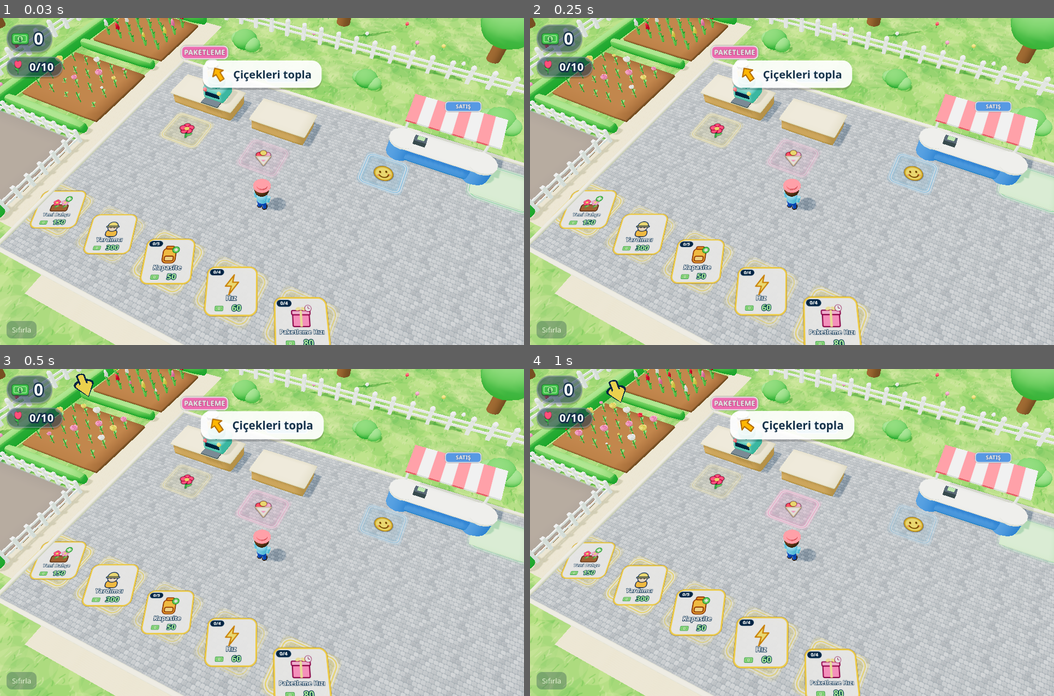
Above: before the commit, frames 1-4 (two rows, left to right).
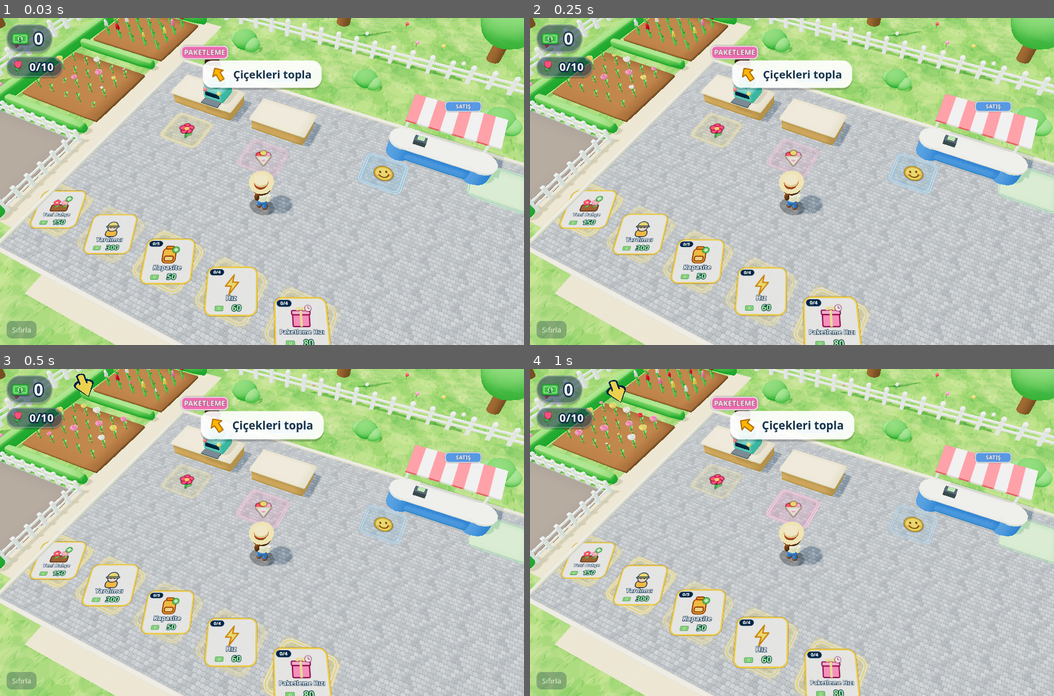
Above: after the commit, the same moments.

Repository: batucicektedu/-i-ekToplay-c-Oyunu
Game: browser game, page index.html
Same seed, same stepped clock (60 frames per second), same inputs: the game is played once before the commit and once after it.
Inputs (mouse positions are in pixels of both pictures, inside the frame that each line leads up to):
- Up to frame 1 (0.03 s): no input
- Up to frame 2 (0.25 s): no input
- Up to frame 3 (0.5 s): click (262, 532) at 0.27 s
- Up to frame 4 (1 s): no input

The runs differ from the first frame. In frame 1, 0.6% of the frame differs, in the area x 39-56%, y 12-61%; in frame 2, 0.6%; in frame 3, 0.6%; in frame 4, 0.6%.

Commit message:
Görsel yenileme 2: yeni chibi karakterler (yüz dokusu, saç stilleri, kıyafetler, gölge)
Co-Authored-By: Claude Sonnet 5.5 <noreply@anthropic.com>
Claude-Session: https://claude.ai/code/session_01HK7AKvvgGiVEMhKSC6pkUS

Diff:
--- a/index.html
+++ b/index.html
@@ -581,28 +581,77 @@
 /* =====================================================================
    7. CHARACTERS
    ===================================================================== */
+const CHAR_S = 1.2;
+let _faceTex = null;
+function faceTexture() {
+  if (_faceTex) return _faceTex;
+  const c = cv(300, 200), x = c.getContext('2d');
+  x.lineCap = 'round';
+  x.fillStyle = 'rgba(255,120,120,.45)'; x.beginPath(); x.ellipse(58, 132, 24, 14, 0, 0, TAU); x.ellipse(242, 132, 24, 14, 0, 0, TAU); x.fill();
+  for (const ex of [98, 202]) {
+    x.fillStyle = '#fff'; x.strokeStyle = 'rgba(60,40,30,.6)'; x.lineWidth = 3; x.beginPath(); x.ellipse(ex, 96, 25, 31, 0, 0, TAU); x.fill(); x.stroke();
+    x.fillStyle = '#2a1a14'; x.beginPath(); x.ellipse(ex + 2, 102, 17, 23, 0, 0, TAU); x.fill();
+    x.fillStyle = '#4a3328'; x.beginPath(); x.ellipse(ex + 2, 108, 11, 12, 0, 0, TAU); x.fill();
+    x.fillStyle = '#fff'; x.beginPath(); x.arc(ex + 9, 90, 7, 0, TAU); x.fill(); x.beginPath(); x.arc(ex - 5, 112, 3.5, 0, TAU); x.fill();
+  }
+  x.strokeStyle = '#3a2418'; x.lineWidth = 8;
+  x.beginPath(); x.moveTo(70, 52); x.quadraticCurveTo(98, 36, 126, 50); x.moveTo(230, 52); x.quadraticCurveTo(202, 36, 174, 50); x.stroke();
+  x.strokeStyle = 'rgba(150,80,50,.55)'; x.lineWidth = 5; x.beginPath(); x.moveTo(143, 128); x.quadraticCurveTo(150, 136, 158, 128); x.stroke();
+  x.strokeStyle = '#a03030'; x.lineWidth = 6; x.beginPath(); x.arc(150, 146, 20, 0.3, Math.PI - 0.3); x.stroke();
+  _faceTex = canvasTex(c); return _faceTex;
+}
+const faceGeo = new THREE.SphereGeometry(1, 16, 10, Math.PI / 2 - 0.82, 1.64, 0.95, 1.05);
+const hairCapGeo = new THREE.SphereGeometry(1, 18, 12, 0, TAU, 0, Math.PI * 0.52);
+const shadowGeo = new THREE.CircleGeometry(1, 20);
+let _faceMat = null, _shadowMat = null;
+function ns(m) { m.userData.ns = true; return m; }
 function makeChar(o) {
   const g = new THREE.Group(), body = new THREE.Group(); g.add(body);
-  const skin = mat(o.skin || 0xffcfa0), shirt = mat(o.shirt), pants = mat(o.pants || 0x3b5bdb), hair = mat(o.hair || 0x5a3a22), shoe = mat(0x3a2a22);
-  body.add(mk(G.sph, pants, 0.3, 0.3, 0.26, 0, 0.62, 0));
-  body.add(mk(G.cyl, shirt, 0.3, 0.3, 0.26, 0, 0.85, 0));
-  body.add(mk(G.sph, shirt, 0.3, 0.3, 0.26, 0, 1.0, 0));
-  body.add(mk(G.sph, shirt, 0.3, 0.3, 0.26, 0.0, 0.76, 0));
-  const head = mk(G.sph, skin, 0.36, 0.36, 0.36, 0, 1.64, 0); body.add(head);
-  body.add(mk(G.sph, mat(0x1b1b1b), 0.05, 0.06, 0.04, -0.13, 1.67, 0.32));
-  body.add(mk(G.sph, mat(0x1b1b1b), 0.05, 0.06, 0.04, 0.13, 1.67, 0.32));
-  body.add(mk(G.sph, mat(0xff8f8f), 0.06, 0.04, 0.03, -0.22, 1.57, 0.28));
-  body.add(mk(G.sph, mat(0xff8f8f), 0.06, 0.04, 0.03, 0.22, 1.57, 0.28));
-  const hr = mk(G.hair, hair, 0.39, 0.39, 0.39, 0, 1.67, -0.03); hr.rotation.x = -0.35; body.add(hr);
-  if (o.style === 'long') body.add(mk(G.box, hair, 0.62, 0.62, 0.2, 0, 1.45, -0.27));
-  if (o.style === 'bun') body.add(mk(G.sph, hair, 0.16, 0.16, 0.16, 0, 2.08, -0.12));
-  if (o.hat) { body.add(mk(G.cyl, mat(o.hat), 0.3, 0.14, 0.3, 0, 2.0, 0)); body.add(mk(G.cyl, mat(o.hat), 0.46, 0.03, 0.46, 0, 1.94, 0)); }
-  const mkLeg = sx => { const p = new THREE.Group(); p.position.set(sx * 0.15, 0.48, 0); p.add(mk(G.cyl, pants, 0.12, 0.42, 0.12, 0, -0.2, 0)); p.add(mk(G.sph, shoe, 0.14, 0.09, 0.2, 0, -0.43, 0.05)); g.add(p); return p; };
-  const mkArm = sx => { const p = new THREE.Group(); p.position.set(sx * 0.4, 1.17, 0); p.add(mk(G.cyl, shirt, 0.09, 0.45, 0.09, 0, -0.2, 0)); p.add(mk(G.sph, skin, 0.1, 0.1, 0.1, 0, -0.45, 0)); body.add(p); return p; };
+  const skin = mat(o.skin || 0xffcfa0), shirt = mat(o.shirt), pants = mat(o.pants || 0x3b5bdb), hair = mat(o.hair || 0x5a3a22), shoe = mat(o.shoe || 0x3a2a22);
+  if (!_faceMat) { _faceMat = new THREE.MeshLambertMaterial({ map: faceTexture(), transparent: true, depthWrite: false, polygonOffset: true, polygonOffsetFactor: -2 }); _shadowMat = new THREE.MeshBasicMaterial({ color: 0x000000, transparent: true, opacity: 0.28, depthWrite: false }); }
+  const sh = new THREE.Mesh(shadowGeo, _shadowMat); sh.rotation.x = -Math.PI / 2; sh.position.y = 0.035; sh.scale.set(0.6, 0.45, 1); sh.userData.ns = true; sh.renderOrder = 1; g.add(sh);
+  const skirt = o.dress ? mat(o.dress) : null;
+  // torso
+  body.add(mk(G.sph, skirt || pants, 0.27, 0.2, 0.23, 0, 0.62, 0));
+  body.add(mk(G.cyl, shirt, 0.25, 0.34, 0.21, 0, 0.84, 0));
+  body.add(mk(G.sph, shirt, 0.27, 0.2, 0.22, 0, 1.0, 0));
+  if (skirt) { const sk = mk(G.cyl, skirt, 0.3, 0.3, 0.3, 0, 0.58, 0); sk.scale.set(0.3, 0.3, 0.27); body.add(sk); const fl = new THREE.Mesh(new THREE.CylinderGeometry(0.28, 0.4, 0.3, 14), skirt); fl.position.y = 0.52; fl.scale.z = 0.9; body.add(fl); }
+  body.add(mk(G.cyl, skin, 0.08, 0.14, 0.08, 0, 1.2, 0));
+  if (o.outfit === 'overalls') {
+    body.add(mk(G.box, pants, 0.36, 0.36, 0.06, 0, 0.86, 0.2)); body.add(mk(G.box, pants, 0.36, 0.18, 0.05, 0, 0.7, 0.2));
+    for (const sx of [-1, 1]) { body.add(mk(G.box, pants, 0.07, 0.3, 0.05, sx * 0.13, 1.08, 0.17)); body.add(ns(mk(G.sph, mat(0xffd23f), 0.035, 0.035, 0.02, sx * 0.13, 1.02, 0.225))); }
+    body.add(mk(G.box, shade ? mat(shade(o.pants, 0.2)) : pants, 0.14, 0.1, 0.02, 0, 0.88, 0.235));
+  } else if (o.outfit === 'apron') {
+    body.add(mk(G.box, mat(o.apron || 0xffffff), 0.4, 0.55, 0.05, 0, 0.78, 0.2)); body.add(mk(G.box, mat(o.apron || 0xffffff), 0.3, 0.2, 0.05, 0, 1.03, 0.19));
+    body.add(mk(G.box, mat(o.apron || 0xffffff), 0.5, 0.05, 0.4, 0, 0.9, 0.0));
+  }
+  // head
+  const head = new THREE.Group(); head.position.y = 1.6; body.add(head); head.scale.set(1, 0.96, 1);
+  const hm = new THREE.Mesh(G.sph, skin); hm.scale.setScalar(0.4); head.add(hm);
+  const face = new THREE.Mesh(faceGeo, _faceMat); face.scale.setScalar(0.404); face.userData.ns = true; head.add(face);
+  for (const sx of [-1, 1]) head.add(ns(mk(G.sph, skin, 0.06, 0.085, 0.05, sx * 0.4, -0.02, 0)));
+  const hr = new THREE.Mesh(hairCapGeo, hair); hr.scale.setScalar(0.43); hr.position.set(0, 0.03, -0.03); hr.rotation.x = -0.3; head.add(hr);
+  const st = o.hairStyle || 'short';
+  if (st === 'spiky') for (let k = 0; k < 6; k++) { const a = k / 6 * TAU, cn = mk(G.cone, hair, 0.12, 0.26, 0.12, Math.cos(a) * 0.22, 0.38, Math.sin(a) * 0.2 - 0.04); cn.rotation.z = -Math.cos(a) * 0.5; cn.rotation.x = Math.sin(a) * 0.5; head.add(cn); }
+  if (st === 'bob') { head.add(mk(G.sph, hair, 0.46, 0.34, 0.43, 0, -0.09, -0.07)); }
+  if (st === 'long') { head.add(mk(G.sph, hair, 0.45, 0.62, 0.22, 0, -0.35, -0.3)); }
+  if (st === 'ponytail') { head.add(mk(G.sph, hair, 0.11, 0.24, 0.11, 0, -0.18, -0.5)); head.add(ns(mk(G.sph, mat(o.tie || 0xff5a6e), 0.07, 0.05, 0.07, 0, 0.0, -0.45))); }
+  if (st === 'bun') { head.add(mk(G.sph, hair, 0.16, 0.16, 0.16, 0, 0.45, -0.1)); }
+  if (o.hat === 'straw') {
+    const br = mk(G.cyl, mat(0xe8c36a), 0.54, 0.03, 0.54, 0, 0.34, -0.06); br.rotation.x = -0.28; head.add(br);
+    head.add(mk(G.cyl, mat(0xf0d080), 0.3, 0.17, 0.3, 0, 0.45, -0.07)); head.add(ns(mk(G.cyl, mat(0xd8412f), 0.31, 0.045, 0.31, 0, 0.38, -0.07)));
+  } else if (o.hat === 'cap') {
+    const cp = new THREE.Mesh(hairCapGeo, mat(o.hatColor || 0x2f9e44)); cp.scale.setScalar(0.45); cp.position.set(0, 0.05, -0.03); cp.rotation.x = -0.15; head.add(cp);
+    const vs = mk(G.box, mat(o.hatColor || 0x2f9e44), 0.34, 0.03, 0.26, 0, 0.2, 0.44); vs.rotation.x = 0.18; head.add(vs);
+  }
+  // legs
+  const mkLeg = sx => { const p = new THREE.Group(); p.position.set(sx * 0.14, 0.5, 0); p.add(mk(G.cyl, skirt ? skin : pants, 0.1, 0.42, 0.1, 0, -0.21, 0)); p.add(mk(G.sph, shoe, 0.125, 0.085, 0.18, 0, -0.43, 0.04)); g.add(p); return p; };
+  const mkArm = sx => { const p = new THREE.Group(); p.position.set(sx * 0.34, 1.1, 0); p.add(mk(G.cyl, shirt, 0.075, 0.36, 0.075, 0, -0.17, 0)); p.add(mk(G.sph, skin, 0.085, 0.085, 0.085, 0, -0.38, 0)); body.add(p); return p; };
   const c = { group: g, body, head, legL: mkLeg(-1), legR: mkLeg(1), armL: mkArm(-1), armR: mkArm(1), phase: rand(0, 6), yaw: 0, moving: 0,
     vel: new THREE.Vector3(), swayX: 0, swayZ: 0, incoming: 0, stack: null, anchor: new THREE.Group() };
   g.add(c.anchor);
-  shadowAll(g, true, false);
+  g.scale.setScalar(CHAR_S);
+  g.traverse(m => { if (m.isMesh) { m.castShadow = !m.userData.ns; m.receiveShadow = false; } });
   return c;
 }
 function animChar(c, dt, moveAmt, t) {
@@ -614,6 +663,7 @@
   c.body.position.y = Math.abs(Math.sin(c.phase)) * 0.09 * c.moving;
   c.body.scale.y = 1 + Math.sin(t * 2.2) * 0.012;
   c.armL.rotation.z = 0.12; c.armR.rotation.z = -0.12;
+  c.body.rotation.x = 0.1 * c.moving; c.head.rotation.z = Math.sin(c.phase * 0.5) * 0.04 * c.moving;
 }
 function faceChar(c, dx, dz, dt) {
   if (dx * dx + dz * dz < 1e-6) return;
@@ -824,7 +874,7 @@
   bg.position.set(machine.x, TABLE_Y + 2.3, machine.z + 0.2); fill.position.copy(bg.position); fill.scale.x = 0.001; bg.visible = fill.visible = false; world.add(bg, fill);
   machine.bar = fill; machine.barBg = bg;
   // worker
-  const w = makeChar({ shirt: 0xff9f1c, pants: 0x3b5bdb, hair: 0x2a1a10, hat: 0xffffff, skin: 0xe8b88a });
+  const w = makeChar({ shirt: 0xff9ec4, pants: 0x4b5d8a, hair: 0x3a2314, hairStyle: 'bob', outfit: 'apron', apron: 0xffffff, skin: 0xe8b88a });
   w.group.position.set(-5.6, 0, -3.95); w.yaw = 0; w.group.rotation.y = 0; world.add(w.group); machine.worker = w;
   const s1 = signSprite('PAKETLEME', '#e8559a', 3.0); s1.position.set(pt.x, 3.9, pt.z - 0.2); world.add(s1);
   // input pile
@@ -951,7 +1001,7 @@
 let maxSprite = null;
 
 function buildPlayer() {
-  const c = makeChar({ shirt: 0x38b6ff, pants: 0x2f4fb8, hair: 0x5a3a22, style: 'cap', hat: 0xff5a6e, skin: 0xffcfa0 });
+  const c = makeChar({ shirt: 0xfff1b8, pants: 0x3f6fc4, hair: 0x6b3e1d, hairStyle: 'ponytail', hat: 'straw', outfit: 'overalls', skin: 0xffcfa0, shoe: 0x6b3e1d });
   c.group.position.set(CFG.start.x, 0, CFG.start.z); c.yaw = Math.PI; c.group.rotation.y = c.yaw;
   attachBackStack(c, () => CFG.capBase + CFG.capStep * S.lv.cap);
   scene.add(c.group); P = c; P.cd = 0;
@@ -962,14 +1012,14 @@
 
 function spawnHelper(instant) {
   if (helper) return;
-  const c = makeChar({ shirt: 0xff8a1f, pants: 0x4a3b8c, hair: 0x2a1a10, hat: 0xffd23f, skin: 0xe8b88a });
+  const c = makeChar({ shirt: 0xffffff, pants: 0x2f8f4a, hair: 0x2a1a10, hairStyle: 'short', hat: 'cap', hatColor: 0x2f9e44, outfit: 'overalls', skin: 0xe8b88a });
   c.group.position.set(-9.2, 0, 3.2); attachBackStack(c, () => CFG.helperCap);
   scene.add(c.group); helper = c; c.state = 'seek'; c.target = null; c.cd = 0; c.idle = 0;
   if (!instant) { burst(-9.2, 1, 3.2, 0xffd23f, 14, 4); c.group.scale.setScalar(0.01); c.spawnT = 0; }
 }
 function updateHelper(dt, t) {
   const h = helper; if (!h) return;
-  if (h.spawnT !== undefined) { h.spawnT += dt * 2.5; h.group.scale.setScalar(easeOutBack(h.spawnT)); if (h.spawnT >= 1) { h.group.scale.setScalar(1); h.spawnT = undefined; } }
+  if (h.spawnT !== undefined) { h.spawnT += dt * 2.5; h.group.scale.setScalar(easeOutBack(h.spawnT) * CHAR_S); if (h.spawnT >= 1) { h.group.scale.setScalar(CHAR_S); h.spawnT = undefined; } }
   let tx = null, tz = null, spd = 4.4;
   const full = h.stack.length + h.incoming >= CFG.helperCap;
   if (h.state === 'seek') {
@@ -1011,8 +1061,9 @@
 const SKINS = [0xffcfa0, 0xf0b98a, 0xc68863, 0x8d5a3c, 0xffdcb8];
 const queueSlot = (i, out) => out.set(CFG.queueX, 0, CFG.queueZ0 + i * CFG.queueGap);
 function spawnCustomer(z) {
-  const c = makeChar({ shirt: pick(SHIRTS), pants: pick([0x3b4a6b, 0x5b4636, 0x2f6f5f, 0x444444]), hair: pick(HAIRS), skin: pick(SKINS),
-    style: pick(['cap', 'long', 'bun', 'cap']), hat: Math.random() < 0.25 ? pick([0xff5a6e, 0x4d96ff, 0xffd23f]) : 0 });
+  const fem = Math.random() < 0.5, sh = pick(SHIRTS);
+  const c = makeChar({ shirt: sh, pants: pick([0x3b4a6b, 0x5b4636, 0x2f6f5f, 0x444444]), hair: pick(HAIRS), skin: pick(SKINS), dress: fem && Math.random() < 0.6 ? pick(SHIRTS) : 0,
+    hairStyle: fem ? pick(['bob', 'long', 'ponytail', 'bun']) : pick(['short', 'spiky', 'short']), hat: !fem && Math.random() < 0.3 ? 'cap' : null, hatColor: pick([0xff5a6e, 0x4d96ff, 0xffd23f]), shoe: pick([0x3a2a22, 0xffffff, 0xd8412f]) });
   c.group.position.set(CFG.queueX + rand(-0.4, 0.4), 0, z); c.yaw = Math.PI; c.group.rotation.y = Math.PI;
   const r = Math.random(); c.want = r < 0.32 ? 1 : r < 0.62 ? 2 : r < 0.85 ? 3 : 4;
   c.got = 0; c.pending = 0; c.state = 'queue'; c.atSlot = false; c.bubble = null; c.held = null; c.path = null;
